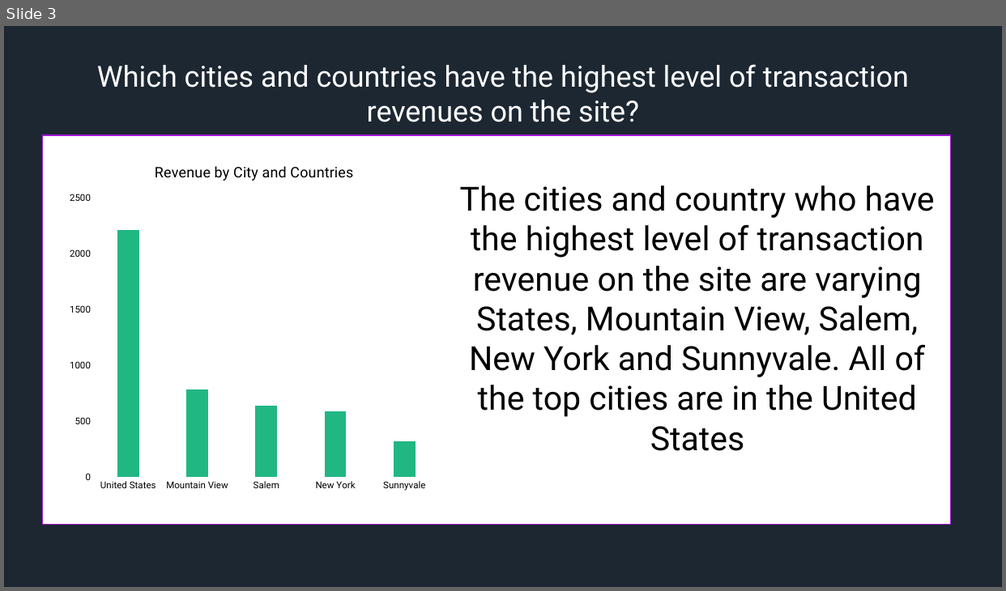
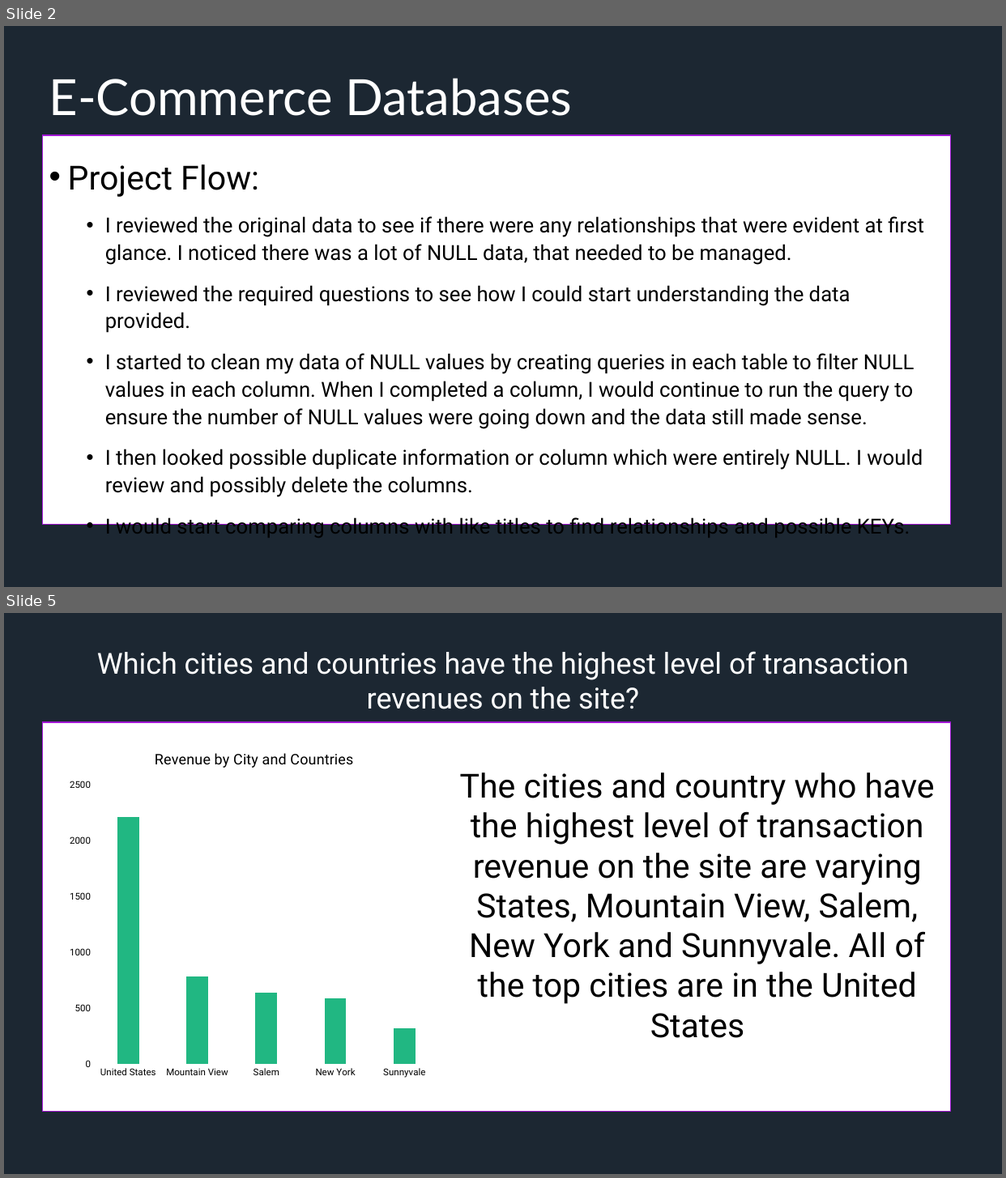
Before and after one commit to latleger/SQL-Project, a slide deck: presentation.pptx. Shown one above the other, each under a label of ours: slide 3 before the commit, slides 2 and 5 after it; the slides between them are not shown. The pictures are 1006x591 and 1006x1178 pixels, drawn with LibreOffice and Linux fonts; fonts in the diff are those of the drawing. Boxes give left, top, right and bottom in pixels: in the first picture for what was removed or moved away, otherwise in the second. Text is boxed around its words. In the diff, an @@ line names an element or a change of style, - is before the commit and + after.

```diff
--- a/presentation.pptx
+++ b/presentation.pptx
@@ slide 2 added at box(4, 26, 1002, 587), background #1C2732; not listed: 1 template element that a slide beside it also shows @@
@@ title added at box(49, 78, 572, 116), 48 pt, text #FFFFFF @@
+E-Commerce Databases
@@ rectangle added at box(43, 135, 951, 525), fill #FFFFFF, outline #A217D5 1 pt @@
@@ text added at box(68, 165, 924, 538), 20 pt, text #000000 @@
+• Project Flow:
+  • I reviewed the original data to see if there were any relationships that were evident at first glance. I noticed there was a lot of NULL data, that needed to be managed.
+  • I reviewed the required questions to see how I could start understanding the data provided.
+  • I started to clean my data of NULL values by creating queries in each table to filter NULL values in each column. When I completed a column, I would continue to run the query to ensure the number of NULL values were going down and the data still made sense.
+  • I then looked possible duplicate information or column which were entirely NULL. I would review and possibly delete the columns.
+  • I would start comparing columns with like titles to find relationships and possible KEYs.
@@ what was slide 3 is now slide 5 @@
```
Also in this commit, not shown: 1 slide changed, 2 other slides added.
